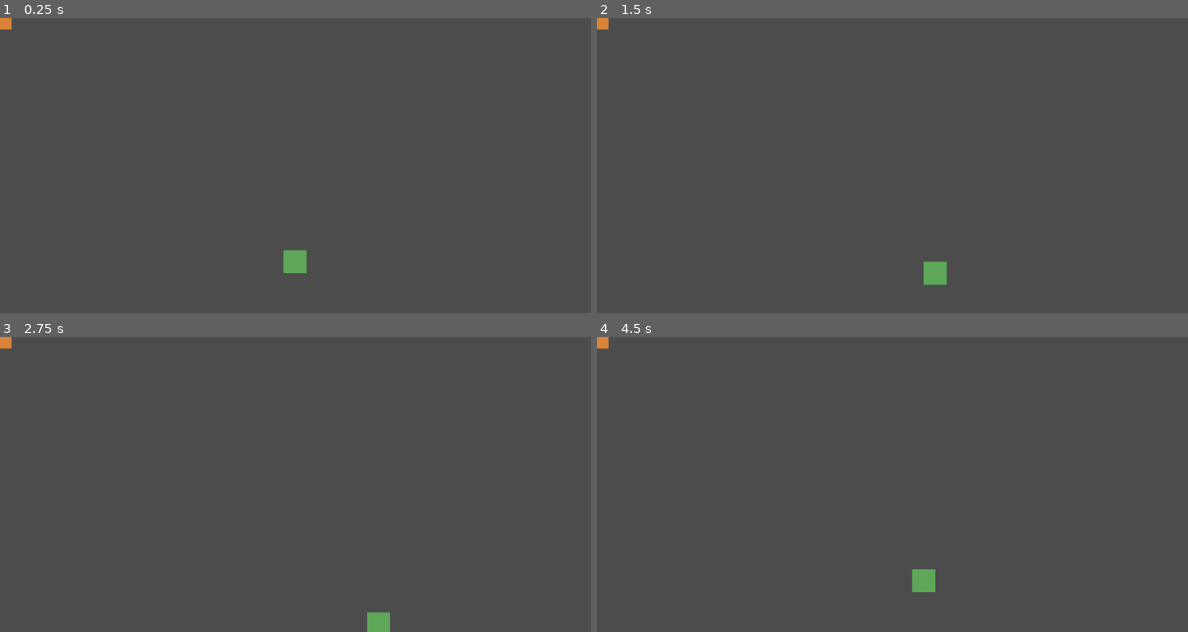
Above: before the commit, frames 1-4 (two rows, left to right).
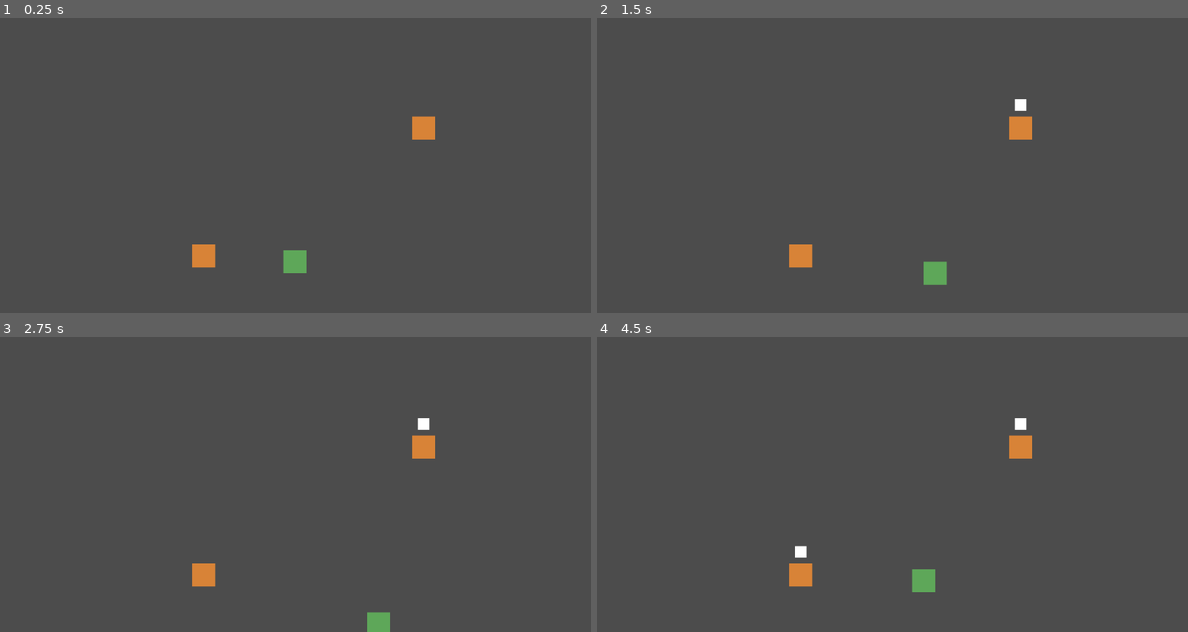
Above: after the commit, the same moments.

Repository: lost-in-thoughts/real-deal
Game: Godot game, scene res://game.tscn
Two runs of this game, one before a commit and one after it. Both use one fixed random seed, a clock stepped at 60 frames per second and the inputs below.
Inputs:
- Up to frame 1 (0.25 s): no input
- Up to frame 2 (1.5 s): tap Enter at 0.5 s; hold Right (ui_right) 0.53-1.28 s; tap Space (ui_select) at 0.77 s; hold Down (ui_down) from 1.28 s (still down)
- Up to frame 3 (2.75 s): tap Space (ui_select) at 1.52 s; release Down (ui_down) at 2.03 s; hold Right (ui_right) from 2.03 s (still down)
- Up to frame 4 (4.5 s): release Right (ui_right) at 2.78 s; hold Up (ui_up) 2.78-3.53 s; tap Space (ui_select) at 3.02, 3.77 s; hold Left (ui_left) from 3.53 s (still down)

The runs differ from the first frame. In frame 1, 0.7% of the frame differs, in the area x 0-74%, y 0-85%; in frame 2, 0.8%; in frame 3, 0.8%; in frame 4, 0.9%.

Commit message:
add customer and interaction

Diff:
--- a/customer.gd
+++ b/customer.gd
@@ -1,10 +1,24 @@
 extends Node2D
 
-
-var waiting = false
+const probability = 0.01
+var ready_for_business = false
 
 func _ready():
-	pass
+	$"..".add_customer(self)
 
 func _process(delta):
-	pass
+	if !ready_for_business && should_wait():
+		start_ready_for_business()
+
+func should_wait():
+	return randf() < probability
+
+func start_ready_for_business():
+	ready_for_business = true
+	$"ready_for_business_indicator".visible = true
+
+func start_business():
+	$"ready_for_business_indicator".visible = false
+
+func stop_business():
+	ready_for_business = false
--- /dev/null
+++ b/customer.tscn
@@ -0,0 +1,35 @@
+[gd_scene load_steps=3 format=2]
+
+[ext_resource path="res://customer.gd" type="Script" id=1]
+
+[sub_resource type="CircleShape2D" id=1]
+radius = 56.5916
+
+[node name="customer" type="Node2D"]
+position = Vector2( 353.194, 412.655 )
+script = ExtResource( 1 )
+
+[node name="ColorRect" type="ColorRect" parent="."]
+margin_left = -20.0
+margin_top = -20.0
+margin_right = 20.0
+margin_bottom = 20.0
+color = Color( 0.85098, 0.517647, 0.219608, 1 )
+__meta__ = {
+"_edit_use_anchors_": false
+}
+
+[node name="ready_for_business_indicator" type="ColorRect" parent="."]
+visible = false
+margin_left = -10.0
+margin_top = -50.0
+margin_right = 10.0
+margin_bottom = -30.0
+__meta__ = {
+"_edit_use_anchors_": false
+}
+
+[node name="area" type="Area2D" parent="."]
+
+[node name="CollisionShape2D" type="CollisionShape2D" parent="area"]
+shape = SubResource( 1 )
--- /dev/null
+++ b/game.gd
@@ -0,0 +1,12 @@
+extends Node2D
+
+var customers = []
+
+func _ready():
+	pass
+
+func _process(delta):
+	pass
+
+func add_customer(customer):
+	customers.push_back(customer)
--- a/game.tscn
+++ b/game.tscn
@@ -1,42 +1,21 @@
 [gd_scene load_steps=4 format=2]
 
-[ext_resource path="res://player.gd" type="Script" id=1]
-[ext_resource path="res://customer.gd" type="Script" id=2]
-
-[sub_resource type="CircleShape2D" id=1]
+[ext_resource path="res://customer.tscn" type="PackedScene" id=1]
+[ext_resource path="res://player.tscn" type="PackedScene" id=2]
+[ext_resource path="res://game.gd" type="Script" id=3]
 
 [node name="game" type="Node2D"]
+script = ExtResource( 3 )
 
 [node name="background" type="Sprite" parent="."]
 scale = Vector2( 4, 4 )
 region_rect = Rect2( 1024, 512, 0, 0 )
 
-[node name="player" type="KinematicBody2D" parent="."]
-position = Vector2( 511.055, 422.516 )
-script = ExtResource( 1 )
+[node name="player" parent="." instance=ExtResource( 2 )]
 
-[node name="CollisionShape2D" type="CollisionShape2D" parent="player"]
-shape = SubResource( 1 )
+[node name="customer" parent="." instance=ExtResource( 1 )]
 
-[node name="ColorRect" type="ColorRect" parent="player"]
-margin_left = -20.0
-margin_top = -20.0
-margin_right = 20.0
-margin_bottom = 20.0
-color = Color( 0.372549, 0.658824, 0.352941, 1 )
-__meta__ = {
-"_edit_use_anchors_": false
-}
+[node name="customer2" parent="." instance=ExtResource( 1 )]
+position = Vector2( 733.74, 191.462 )
 
-[node name="customer" type="Node2D" parent="."]
-script = ExtResource( 2 )
-
-[node name="ColorRect" type="ColorRect" parent="customer"]
-margin_left = -20.0
-margin_top = -20.0
-margin_right = 20.0
-margin_bottom = 20.0
-color = Color( 0.85098, 0.517647, 0.219608, 1 )
-__meta__ = {
-"_edit_use_anchors_": false
-}
+[node name="hud" type="Node2D" parent="."]
--- a/player.gd
+++ b/player.gd
@@ -1,4 +1,9 @@
 extends KinematicBody2D
+
+var in_business = false
+var active_customer = null
+var cash = 0
+var bags = 10
 
 func _ready():
 	pass
@@ -18,4 +23,34 @@
 	var dir = Vector2(horizontal, vertical) * diagonal_scale
 	var vel = dir * speed
 
-	move_and_slide(vel)
+	if !in_business:
+		move_and_slide(vel)
+
+		if action:
+			for customer in $"..".customers:
+				if customer.ready_for_business:
+					if $"area".overlaps_area(customer.get_node("area")):
+						start_business(customer)
+
+func start_business(customer):
+	print("start business")
+	in_business = true
+	$business_indicator.visible = true
+	active_customer = customer
+	active_customer.start_business()
+	$Timer.start()
+
+func stop_business():
+	print("stop business")
+	in_business = false
+	active_customer.stop_business()
+	active_customer = null
+	$business_indicator.visible = false
+	cash += 10
+	bags -= 1
+
+func _on_Timer_timeout():
+	stop_business()
+
+func win_condition():
+	return bags <= 0
--- /dev/null
+++ b/player.tscn
@@ -0,0 +1,46 @@
+[gd_scene load_steps=4 format=2]
+
+[ext_resource path="res://player.gd" type="Script" id=1]
+
+[sub_resource type="CircleShape2D" id=1]
+
+[sub_resource type="CircleShape2D" id=2]
+radius = 49.4382
+
+[node name="player" type="KinematicBody2D"]
+position = Vector2( 511.055, 422.516 )
+script = ExtResource( 1 )
+
+[node name="business_indicator" type="ColorRect" parent="."]
+visible = false
+margin_left = -40.0
+margin_top = -40.0
+margin_right = 40.0
+margin_bottom = 40.0
+color = Color( 0.0470588, 0.27451, 0.145098, 1 )
+__meta__ = {
+"_edit_use_anchors_": false
+}
+
+[node name="CollisionShape2D" type="CollisionShape2D" parent="."]
+shape = SubResource( 1 )
+
+[node name="ColorRect" type="ColorRect" parent="."]
+margin_left = -20.0
+margin_top = -20.0
+margin_right = 20.0
+margin_bottom = 20.0
+color = Color( 0.372549, 0.658824, 0.352941, 1 )
+__meta__ = {
+"_edit_use_anchors_": false
+}
+
+[node name="area" type="Area2D" parent="."]
+
+[node name="CollisionShape2D" type="CollisionShape2D" parent="area"]
+shape = SubResource( 2 )
+
+[node name="Timer" type="Timer" parent="."]
+wait_time = 5.0
+one_shot = true
+[connection signal="timeout" from="Timer" to="." method="_on_Timer_timeout"]
